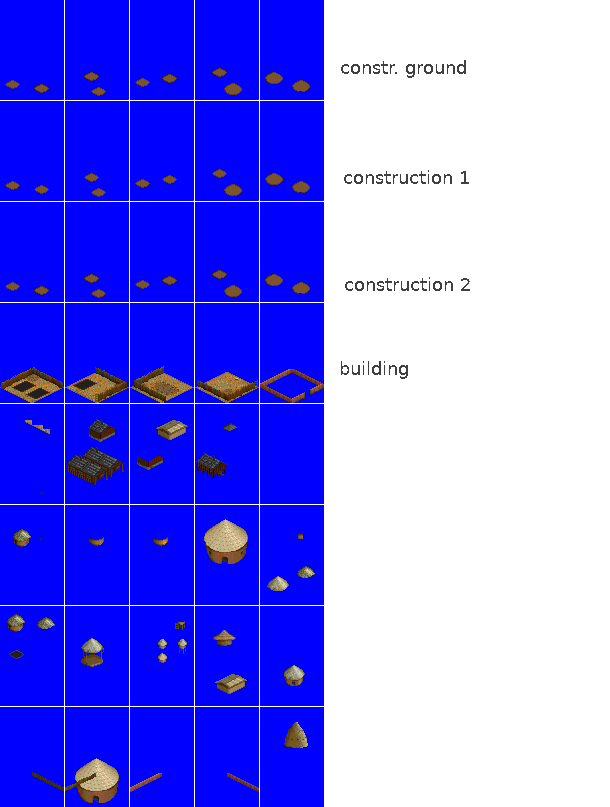
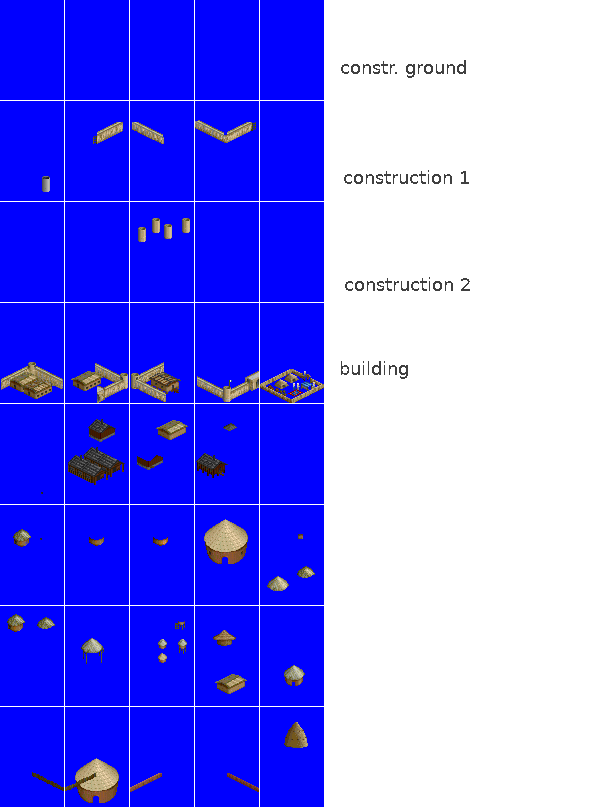
Revision of a layered 610 x 807 image; what changed, layer by layer:
painted on "towerfront" over (x1=97, y1=378, x2=258, y2=402)
painted on "fencefront" over (x1=8, y1=120, x2=324, y2=403)
painted on "window" over (x1=14, y1=365, x2=179, y2=397)
painted on "roof" over (x1=8, y1=371, x2=181, y2=393)
painted on "tower" over (x1=27, y1=362, x2=315, y2=396)
painted on "building" over (x1=10, y1=373, x2=315, y2=399)
painted on "fenceback" over (x1=1, y1=362, x2=324, y2=402)
hid "ground", painted on it over (x1=0, y1=68, x2=324, y2=803)
